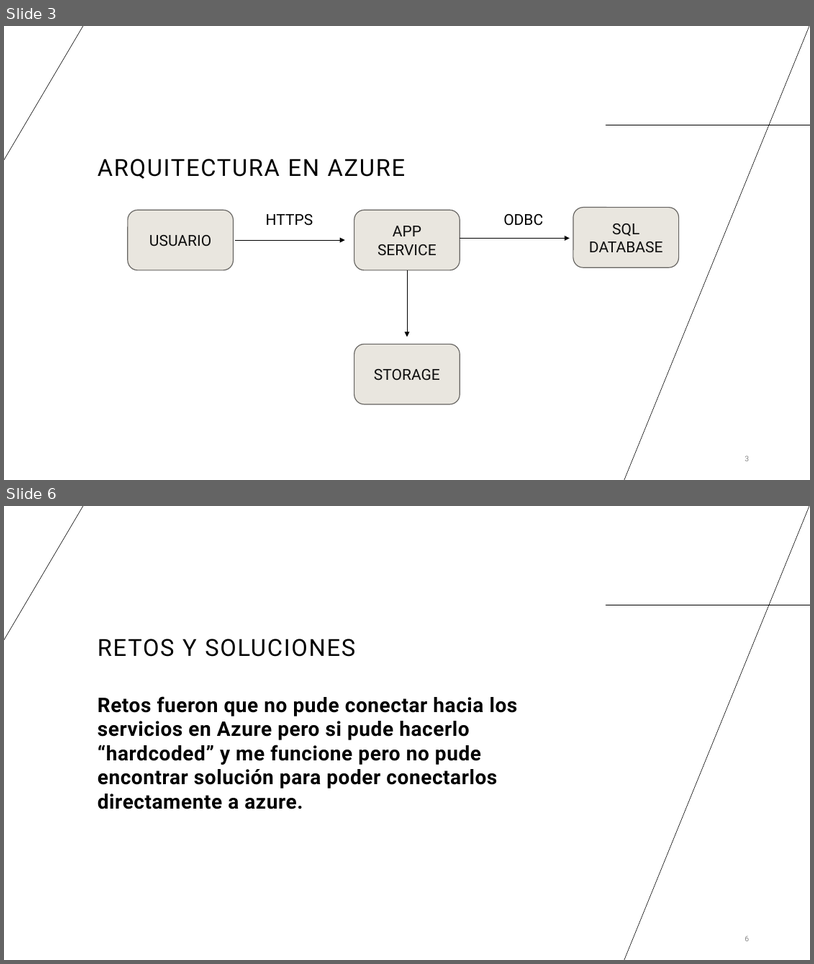
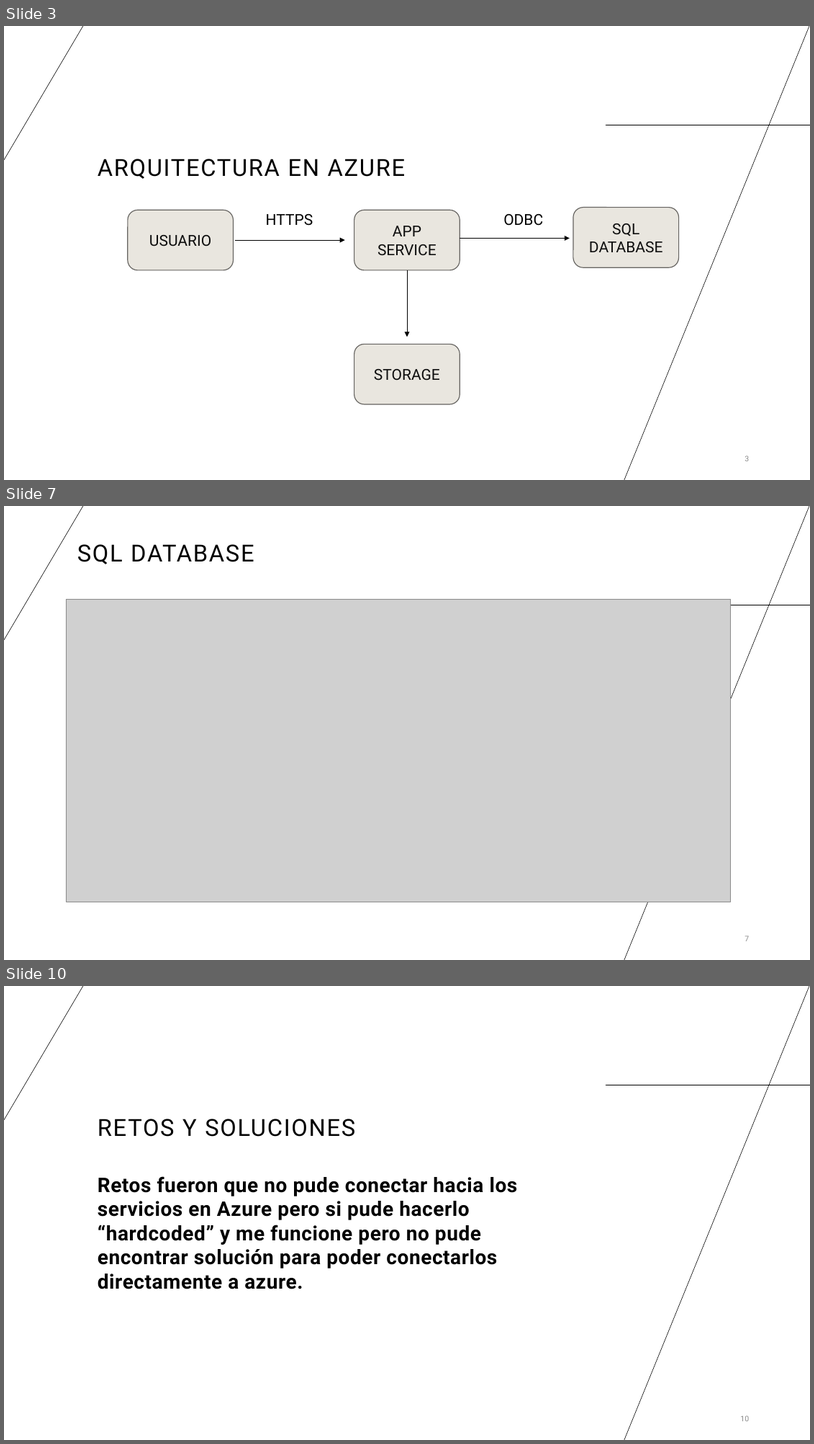
Before and after one commit to XavierJ4/COMP4260, a slide deck: FinalProject-Cloud.pptx. Shown one above the other, each under a label of ours: slides 3 and 6 before the commit, slides 3, 7 and 10 after it; the slides between them are not shown. The pictures are 814x964 and 814x1444 pixels, drawn with LibreOffice and Linux fonts; fonts in the diff are those of the drawing; grey boxes stand for pictures. Boxes give left, top, right and bottom in pixels: in the first picture for what was removed or moved away, otherwise in the second. Text is boxed around its words. In the diff, an @@ line names an element or a change of style, - is before the commit and + after.

```diff
--- a/FinalProject-Cloud.pptx
+++ b/FinalProject-Cloud.pptx
@@ slide 7 added at (x1=4, y1=506, x2=810, y2=960), background #FFFFFF; not listed: 3 template elements that a slide beside it also shows @@
@@ title added at (x1=77, y1=544, x2=254, y2=564), 28 pt, text #000000 @@
+SQL DATABASE
@@ picture added at (x1=66, y1=599, x2=731, y2=901) @@
@@ page number added at (x1=745, y1=935, x2=749, y2=941), 9 pt, text #8C8C8C @@
+7
@@ what was slide 6 is now slide 10 @@
@@ page number at (x1=741, y1=1415, x2=749, y2=1421): text changed @@
-6
+10
```
Also in this commit, not shown: 3 slides changed, 3 other slides added.
